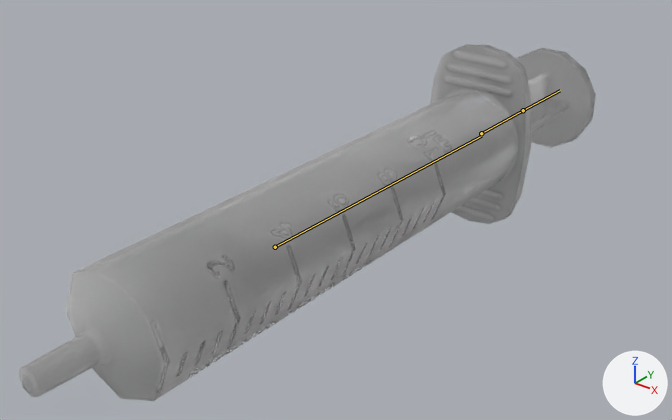
Two versions of the FBX model care-up/Assets/Resources_moved/Models/Syringe20Ml.fbx, one commit apart.
Both versions are drawn from a 50 mm lens placed at (0.1125, -0.1211, 0.0881), pointed at (-0.0106, 0.0327, -0.0073). Arrows for +X, +Y and +Z are at lower right; the lights stay in place. The bones that bend it are drawn over the model as lines.

Names of what the first picture shows: 'syringeBarrel', 'syringePlunger'.
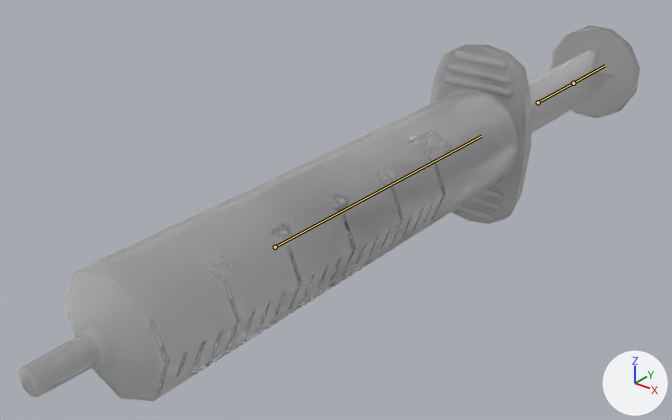
The newer file adds an action. The first version stands in its rest pose; the second is drawn at frame 220 of the action 'Syringe20Ml_Armature|_syringe20ml_AdminiserMedicineViaPEG_SQ2_L_Lib.001'.

Location of each change, [x1, y1, x2, y2] in pixels of the pictures (672 x 420 px):
'syringePlunger', posed (20% narrower, 18% shorter): before [207, 48, 596, 309]; after [328, 26, 640, 240]
bone 'Bone.001', root to tip: before (481, 133) to (523, 110); after (538, 102) to (573, 83)

What changed in the scene script:
```text
Change bone_bone_001:
    where bone_bone_001 = bpy.data.objects['Syringe20Ml_Armature'].pose.bones['Bone.001']  # child of 'Bone'
    bone_bone_001.location: (0.0, 0.0, 0.0) -> (0.0, 0.0313, 0.0)
```
